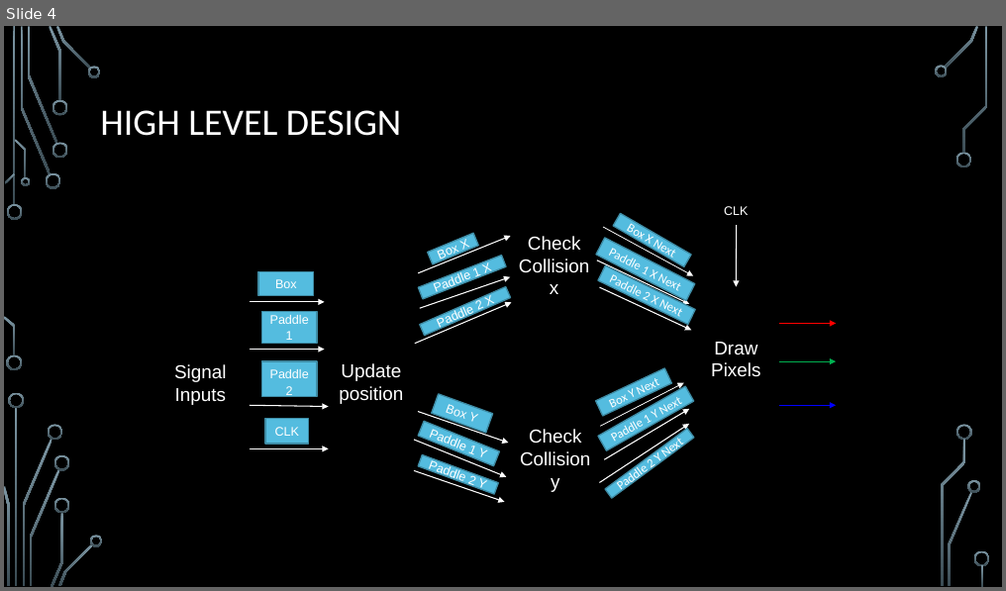
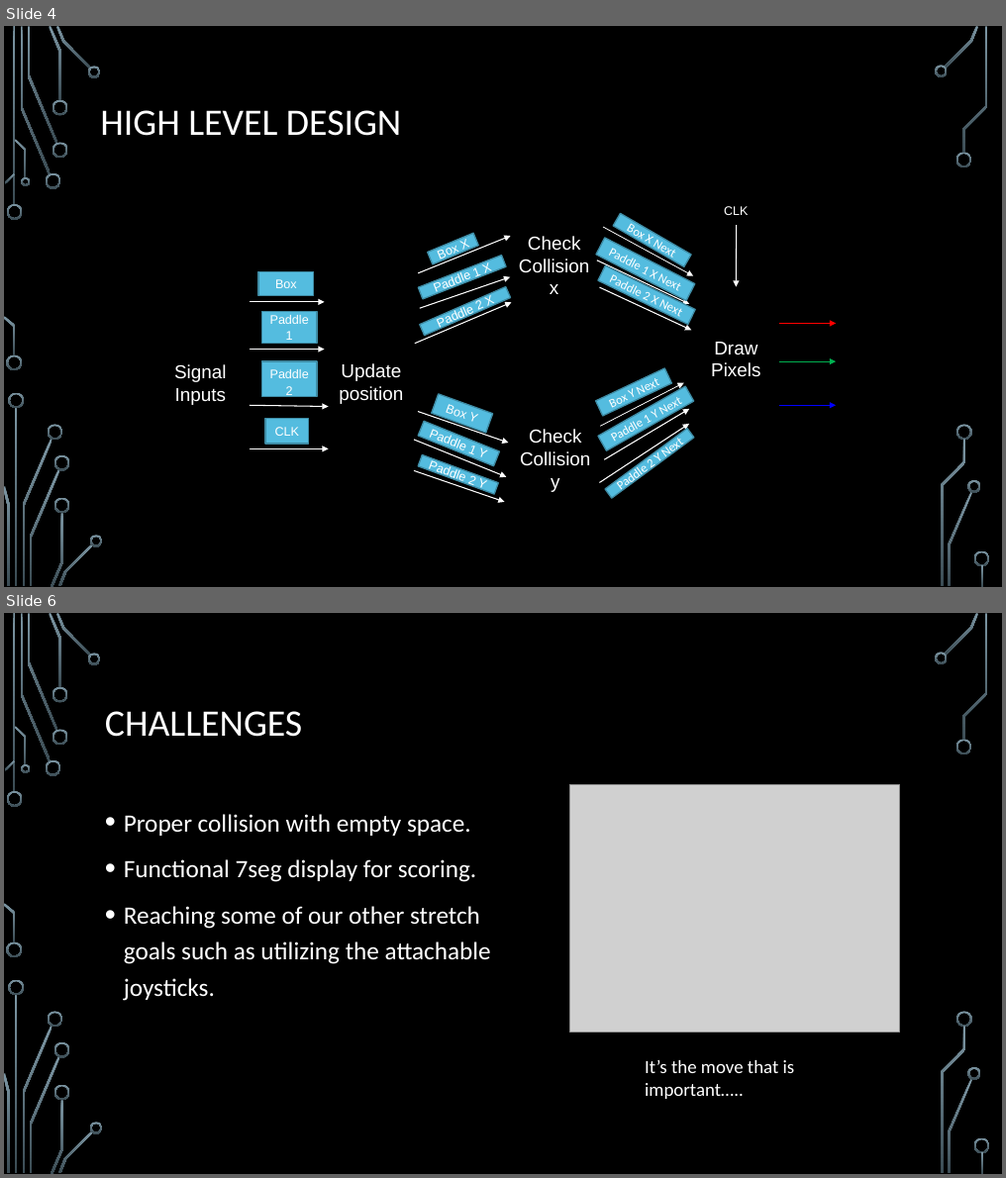
Before and after one commit to mgalle19atWhitworth/CS373_FinalProject, a slide deck: Project_Presentation/PresentationPong.pptx. Shown one above the other, each under a label of ours: slide 4 before the commit, slides 4 and 6 after it; the slides between them are not shown. The pictures are 1006x591 and 1006x1178 pixels, drawn with LibreOffice and Linux fonts; fonts in the diff are those of the drawing; grey boxes stand for pictures; background and template pictures are left out. Boxes give left, top, right and bottom in pixels: in the first picture for what was removed or moved away, otherwise in the second. Text is boxed around its words. In the diff, an @@ line names an element or a change of style, - is before the commit and + after.

```diff
--- a/Project_Presentation/PresentationPong.pptx
+++ b/Project_Presentation/PresentationPong.pptx
@@ slide 6 added at (x1=4, y1=613, x2=1002, y2=1174), background picture (left out); not listed: 36 template elements that a slide beside it also shows @@
@@ title added at (x1=105, y1=711, x2=302, y2=737), 36 pt, text #FFFFFF @@
+CHALLENGES
@@ picture added at (x1=570, y1=784, x2=900, y2=1032) @@
@@ text added at (x1=124, y1=814, x2=491, y2=1001), 24 pt, text #FFFFFF @@
+• Proper collision with empty space.
+• Functional 7seg display for scoring.
+• Reaching some of our other stretch goals such as utilizing the attachable joysticks.
@@ text added at (x1=645, y1=1060, x2=795, y2=1099), 18 pt, text #FFFFFF @@
+It’s the move that is important…..
```
Also in this commit, not shown: 2 slides changed, 2 other slides added, 2 slides removed.
